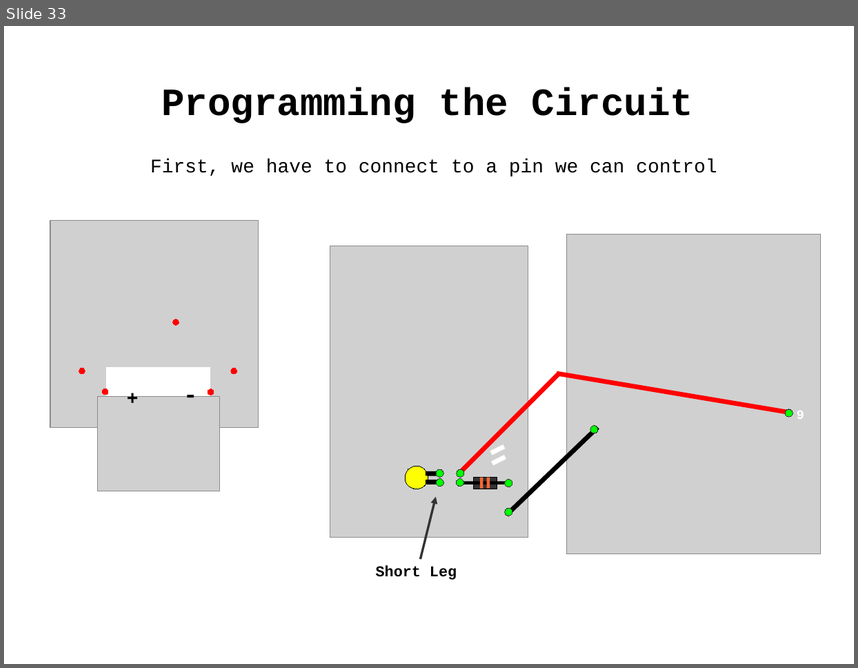
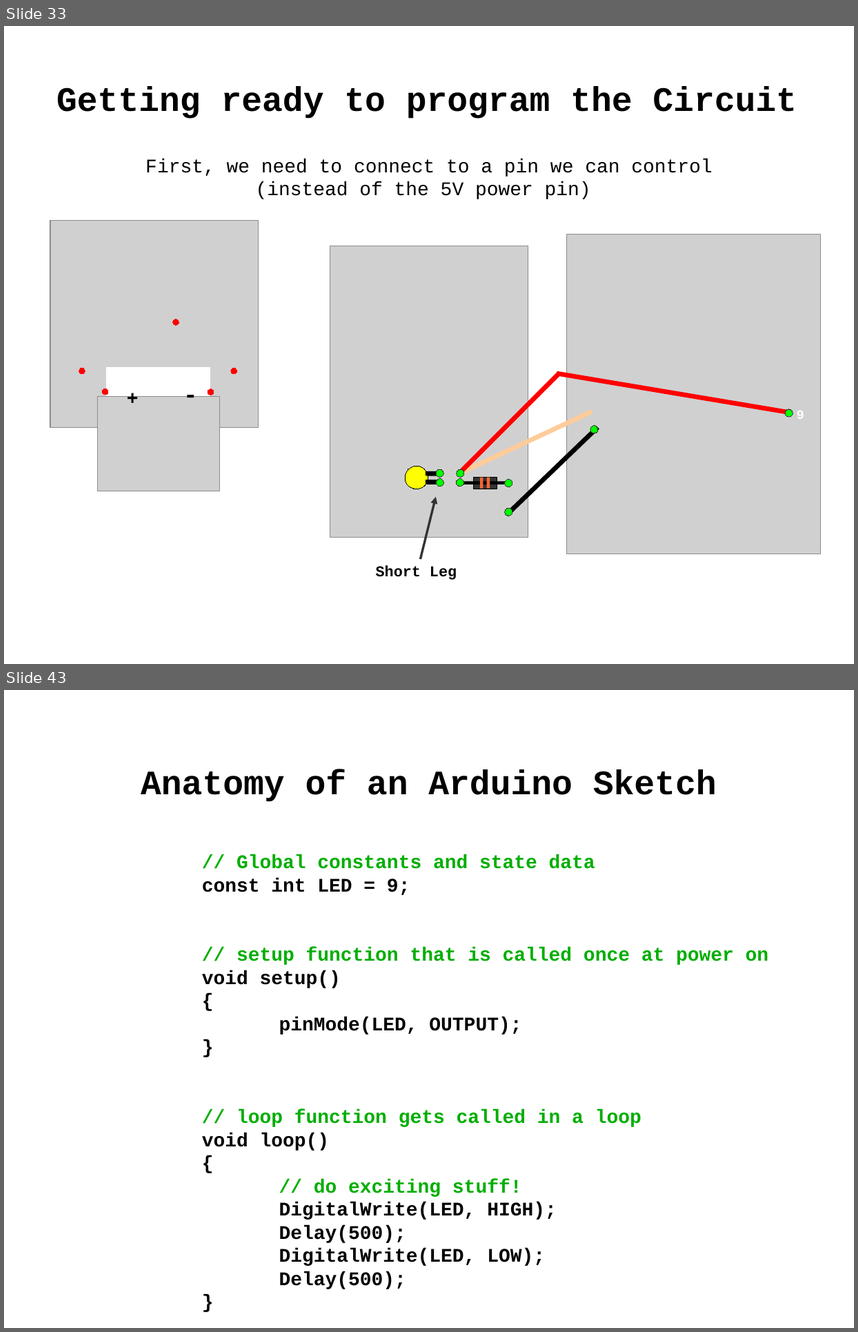
Before and after one commit to lovelandcreatorspace/presentations, a slide deck: arduino/101/raw/arduino101_slides.odp. Shown one above the other, each under a label of ours: slide 33 before the commit, slides 33 and 43 after it; the slides between them are not shown. The pictures are 858x668 and 858x1332 pixels, drawn with LibreOffice and Linux fonts; fonts in the diff are those of the drawing; grey boxes stand for pictures. Boxes give left, top, right and bottom in pixels: in the first picture for what was removed or moved away, otherwise in the second. Text is boxed around its words. In the diff, an @@ line names an element or a change of style, - is before the commit and + after.

```diff
--- a/arduino/101/raw/arduino101_slides.odp
+++ b/arduino/101/raw/arduino101_slides.odp
@@ slide 43 added at bbox=[4, 690, 854, 1328], background #FFFFFF @@
@@ text added at bbox=[141, 769, 717, 802], 32 pt, text #000000, bold @@
+Anatomy of an Arduino Sketch
@@ text added at bbox=[202, 854, 769, 1289], 18 pt, text #000000, bold @@
+// Global constants and state data
+const int LED = 9;
+// setup function that is called once at power on
+void setup()
+{
+pinMode(LED, OUTPUT);
+}
+// loop function gets called in a loop
+void loop()
+{
+// do exciting stuff!
+DigitalWrite(LED, HIGH);
+Delay(500);
+DigitalWrite(LED, LOW);
+Delay(500);
+}
@@ slide 33 changed as well @@
@@ text at bbox=[56, 86, 797, 118]: text changed; size 36 to 32 pt @@
-Programming the Circuit
+Getting ready to program the Circuit
@@ text at bbox=[145, 158, 712, 199]: text changed @@
-First, we have to connect to a pin we can control
+First, we need to connect to a pin we can control
+(instead of the 5V power pin)
@@ line added from (459, 473) to (593, 411), #FFCC99 4.31 pt @@
@@ line removed from (505, 446) to (492, 452) @@
@@ line removed from (506, 457) to (493, 463) @@
```
Also in this commit, not shown: 4 other slides changed, 11 other slides added, 1 slide removed, 1 other file.
